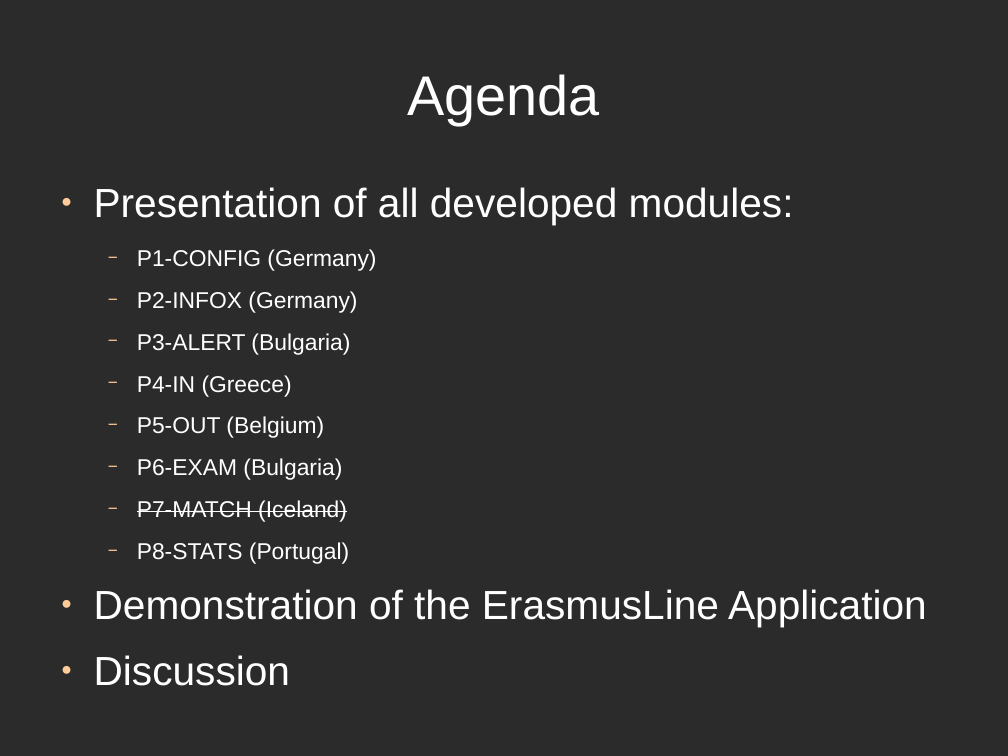
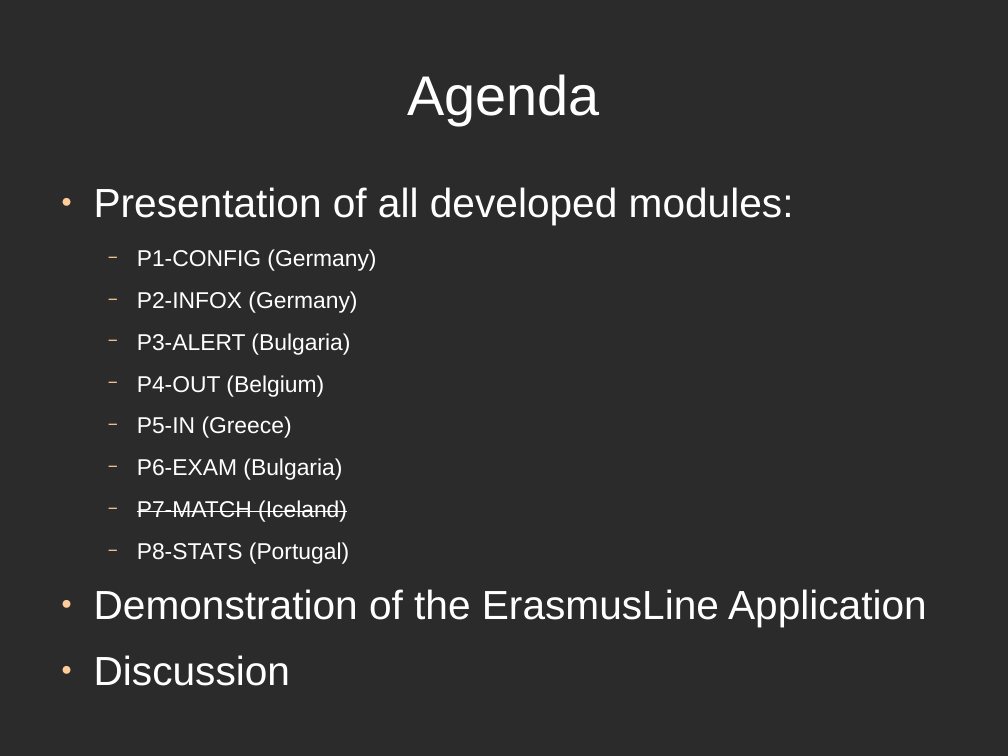
Before and after one commit to djjorjinho/mutworange_2011, a slide deck: slide 2 of documents/presentation/introduction.odp. Drawn at 1008x756 pixels with LibreOffice and Linux fonts; fonts in the diff are those of the drawing; background and template pictures are left out; a plain dark background stands for a picture behind light text. Boxes give left, top, right and bottom in pixels: in the first picture for what was removed or moved away, otherwise in the second. Text is boxed around its words. In the diff, an @@ line names an element or a change of style, - is before the commit and + after.

Commit message:
corrections.

```diff
--- a/documents/presentation/introduction.odp
+++ b/documents/presentation/introduction.odp
@@ text at (137,375,324,438): text changed @@
-  − P4-IN (Greece)
-  − P5-OUT (Belgium)
+  − P4-OUT (Belgium)
+  − P5-IN (Greece)
```
